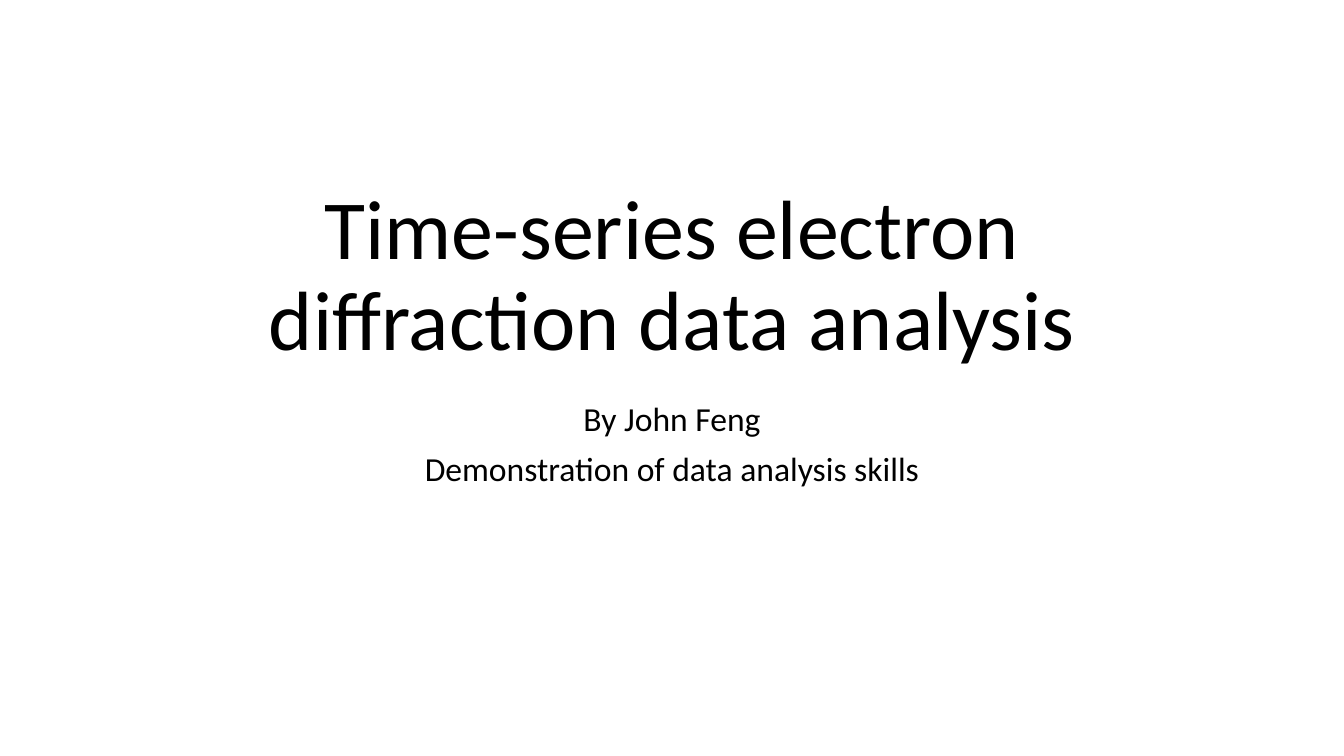
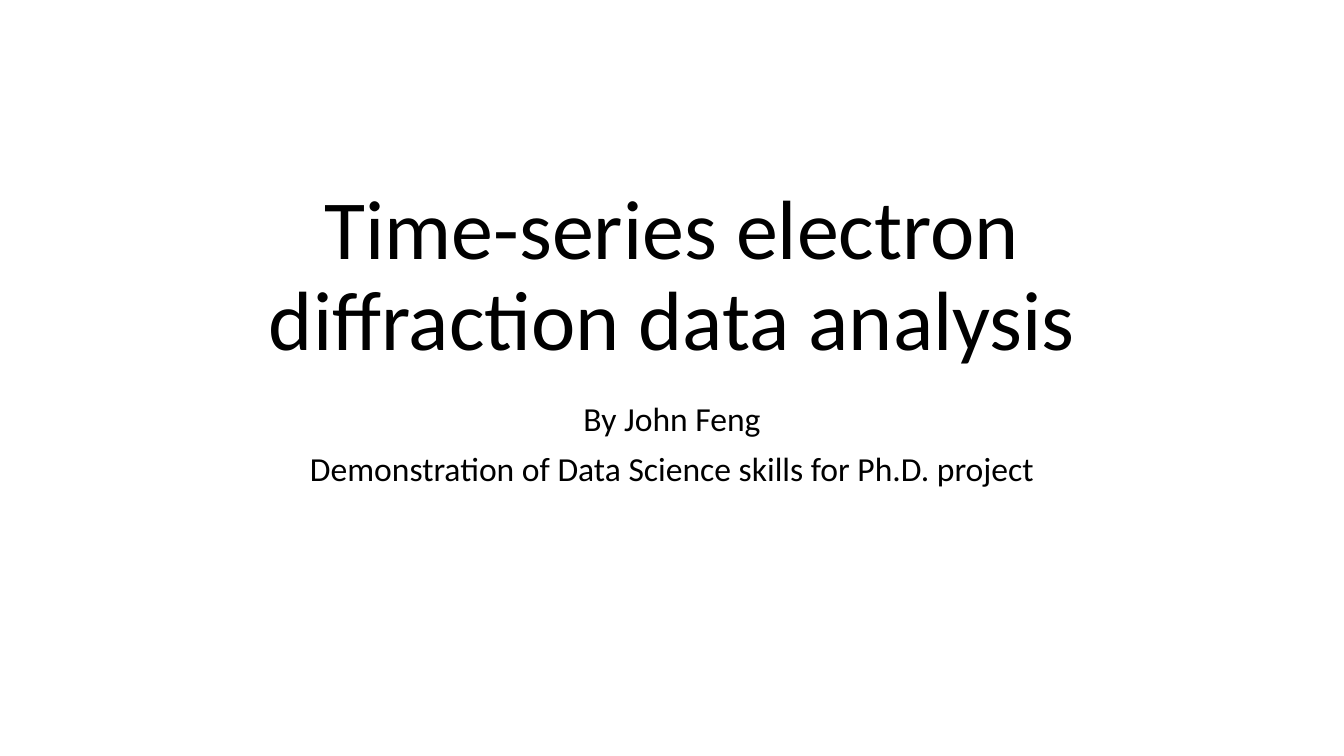
Before and after one commit to johnnykfeng/Bismuth-Data-Analysis-github, a slide deck: slide 1 of Time-series electron diffraction data analysis.pptx. Drawn at 1344x756 pixels with LibreOffice and Linux fonts; fonts in the diff are those of the drawing. Boxes give left, top, right and bottom in pixels: in the first picture for what was removed or moved away, otherwise in the second. Text is boxed around its words. In the diff, an @@ line names an element or a change of style, - is before the commit and + after.

```diff
--- a/Time-series electron diffraction data analysis.pptx
+++ b/Time-series electron diffraction data analysis.pptx
@@ subtitle at bbox=[310, 457, 1034, 487]: text changed @@
-Demonstration of data analysis skills
+Demonstration of Data Science skills for Ph.D. project
```
Also in this commit, not shown: 2 other files.
